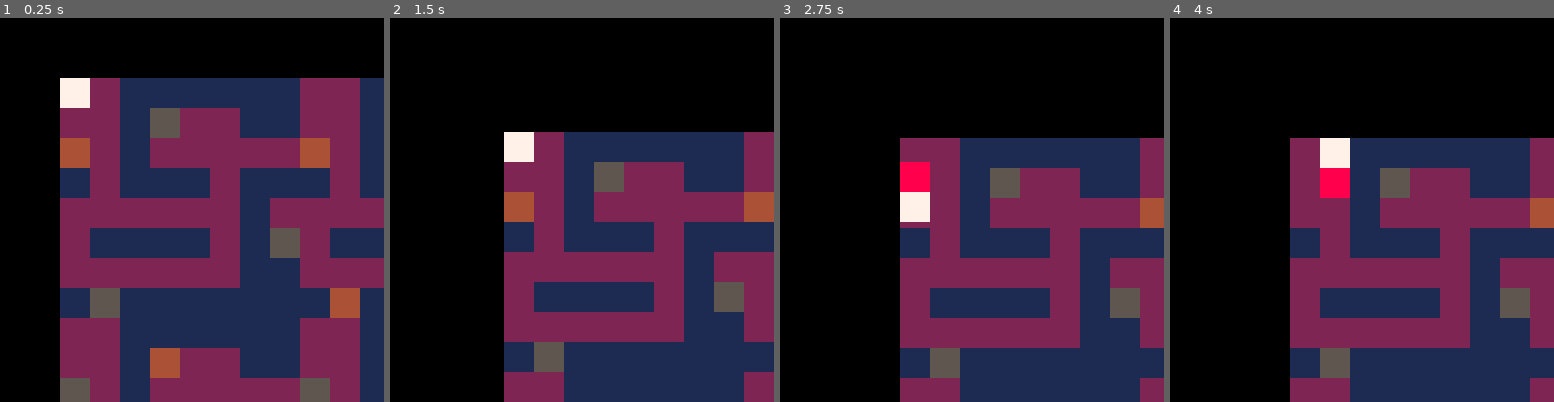
Above: before the commit, frames 1-4 (left to right).
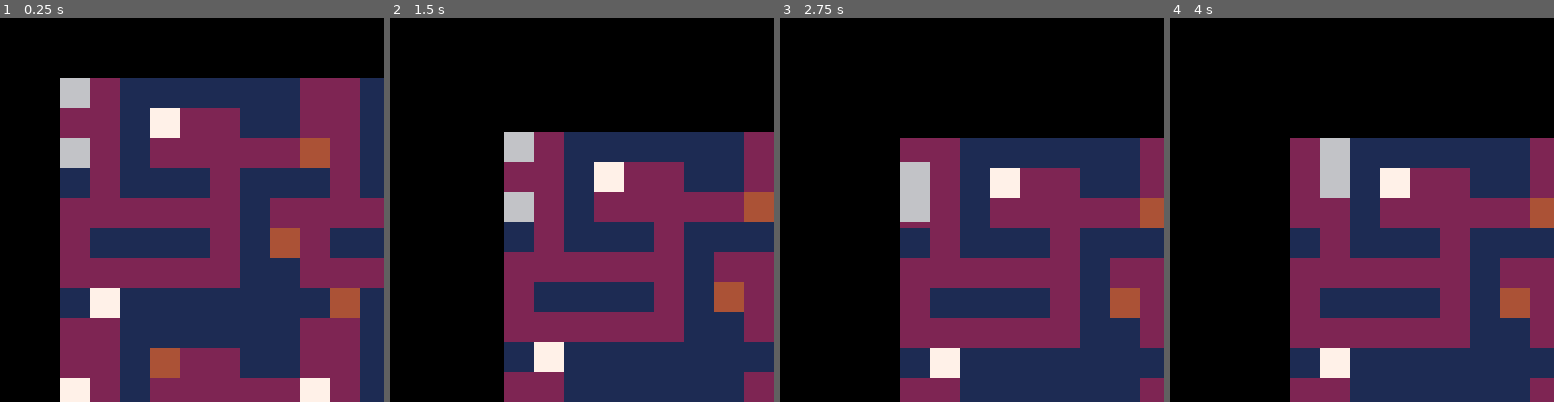
Above: after the commit, the same moments.

Repository: t-mw/superstar
Game: PICO-8 cartridge ld43.p8
The game is run twice, just before and just after one commit, with the same random seed, the same clock (stepped at 60 frames per second) and the same inputs.
Inputs:
- Up to frame 1 (0.25 s): no input
- Up to frame 2 (1.5 s): tap O (Z key) at 0.33, 0.7, 1.43 s; tap X (X key) at 1.07 s
- Up to frame 3 (2.75 s): hold Left 1.97-2.37 s; tap X (X key) at 2.07, 2.4, 2.73 s; tap O (Z key) at 2.22 s; hold Down from 2.42 s (still down)
- Up to frame 4 (4 s): release Down at 2.82 s; hold Right 2.87-3.53 s; tap X (X key) at 3.07, 3.4, 3.73 s; tap O (Z key) at 3.1, 3.98 s; hold Up from 3.58 s (still down)

The runs differ from the first frame. In frame 1, 4.0% of the frame differs, in the area x 15-86%, y 15-100%; in frame 2, 3.1%; in frame 3, 3.1%; in frame 4, 3.1%.

Commit message:
Attach cargo to tail

Diff:
--- a/ld43.p8
+++ b/ld43.p8
@@ -26,12 +26,23 @@
    wall = 1,
    floor = 2,
    placeholder = 3,
-   source = 4,
-   destination = 5
+   source_1 = 4,
+   source_2 = 5,
+   source_3 = 6,
+   destination = 7,
+   empty_cargo = 8
 }
 
 function is_empty_tile_type(tile_type)
    return tile_type >= tile_types.floor
+end
+
+function is_source_tile_type(tile_type)
+   return tile_type and tile_type >= tile_types.source_1 and tile_type <= tile_types.source_3
+end
+
+function get_random_source_tile_type()
+   return tile_types.source_1 + flr(rnd(tile_types.source_3 - tile_types.source_1 + 1))
 end
 
 function dir_to_dx_dy(dir)
@@ -124,7 +135,7 @@
 
       local tile_type = templates[1][tidx]
       if tile_type == tile_types.placeholder then
-         tile_type = rnd(1) < 0.5 and tile_types.source or tile_types.destination
+         tile_type = rnd(1) < 0.7 and get_random_source_tile_type() or tile_types.destination
       end
 
       state.map[idx] = tile_type
@@ -139,9 +150,6 @@
 
    if player.move_timer <= 0 and is_tile_empty(tx, ty, map) then
       player.move_timer = max_move_timer
-
-      local idx = to_1d_idx(tx, ty, map_size)
-      local tile_type = map[idx]
 
       -- destroy tail on collision
       local destroy_tail_idx = nil
@@ -160,8 +168,10 @@
       end
 
       -- collect source
-      if tile_type == tile_types.source then
-
+      local idx = to_1d_idx(tx, ty, map_size)
+      local tile_type = map[idx]
+
+      if is_source_tile_type(tile_type) then
          add(player.tail, tile_type)
          if #player.tail > max_player_length then
             for i = 1, #player.tail do
@@ -172,11 +182,33 @@
          map[idx] = tile_types.floor
       end
 
+      -- clean up empty cargo from previous move
+      local new_tail = {}
+      for i = 1, #player.tail do
+         if player.tail[i] != tile_types.empty_cargo then
+            add(new_tail, player.tail[i])
+         end
+      end
+      player.tail = new_tail
+
       -- shift positions forward by one
       for i = max_player_length, 1, -1 do
-         player.positions[i] = player.positions[i - 1]
+         player.positions[i] =  player.positions[i - 1]
       end
       player.positions[1] = { tx = tx, ty = ty, dir = dir }
+
+      -- check for destination
+      for i = 2, #player.positions do
+         local pos = player.positions[i]
+
+         local idx = to_1d_idx(pos.tx, pos.ty, map_size)
+         local tile_type = map[idx]
+
+         if tile_type == tile_types.destination and is_source_tile_type(player.tail[i - 1]) then
+            player.tail[i - 1] = tile_types.empty_cargo
+            map[idx] = tile_types.floor
+         end
+      end
 
       return true
    end
@@ -241,8 +273,8 @@
          clr = 6
       else
          local tile_type = player.tail[i - 1]
-         if tile_type != nil then
-            clr = 7
+         if tile_type then
+            clr = tile_type
          end
       end
 
@@ -256,7 +288,7 @@
          local tx = lerp(tx0, pos.tx, move_frac)
          local ty = lerp(ty0, pos.ty, move_frac)
 
-         draw_tile(tx, ty, 6 + i)
+         draw_tile(tx, ty, clr)
       end
    end
 end
